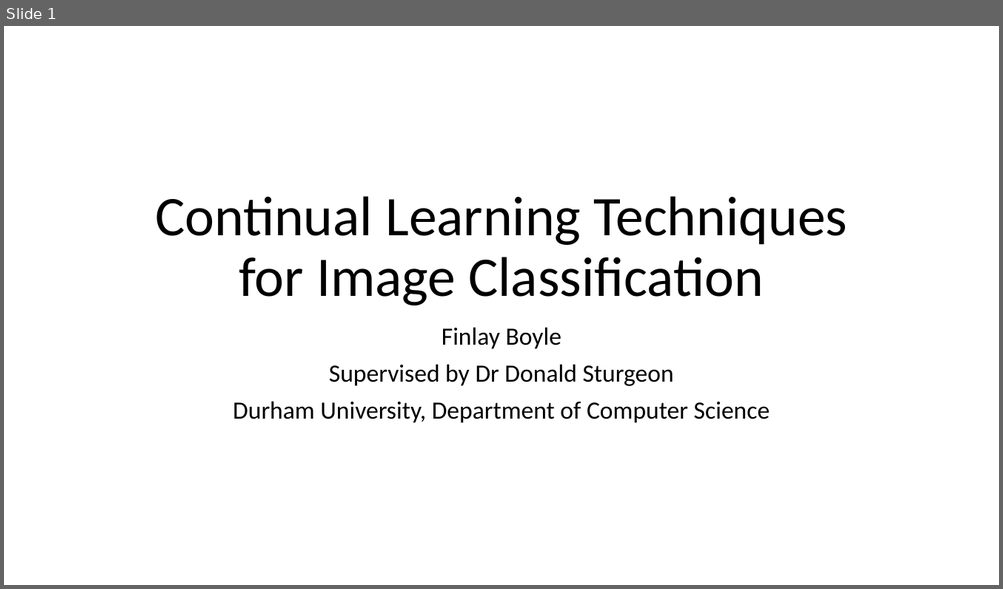
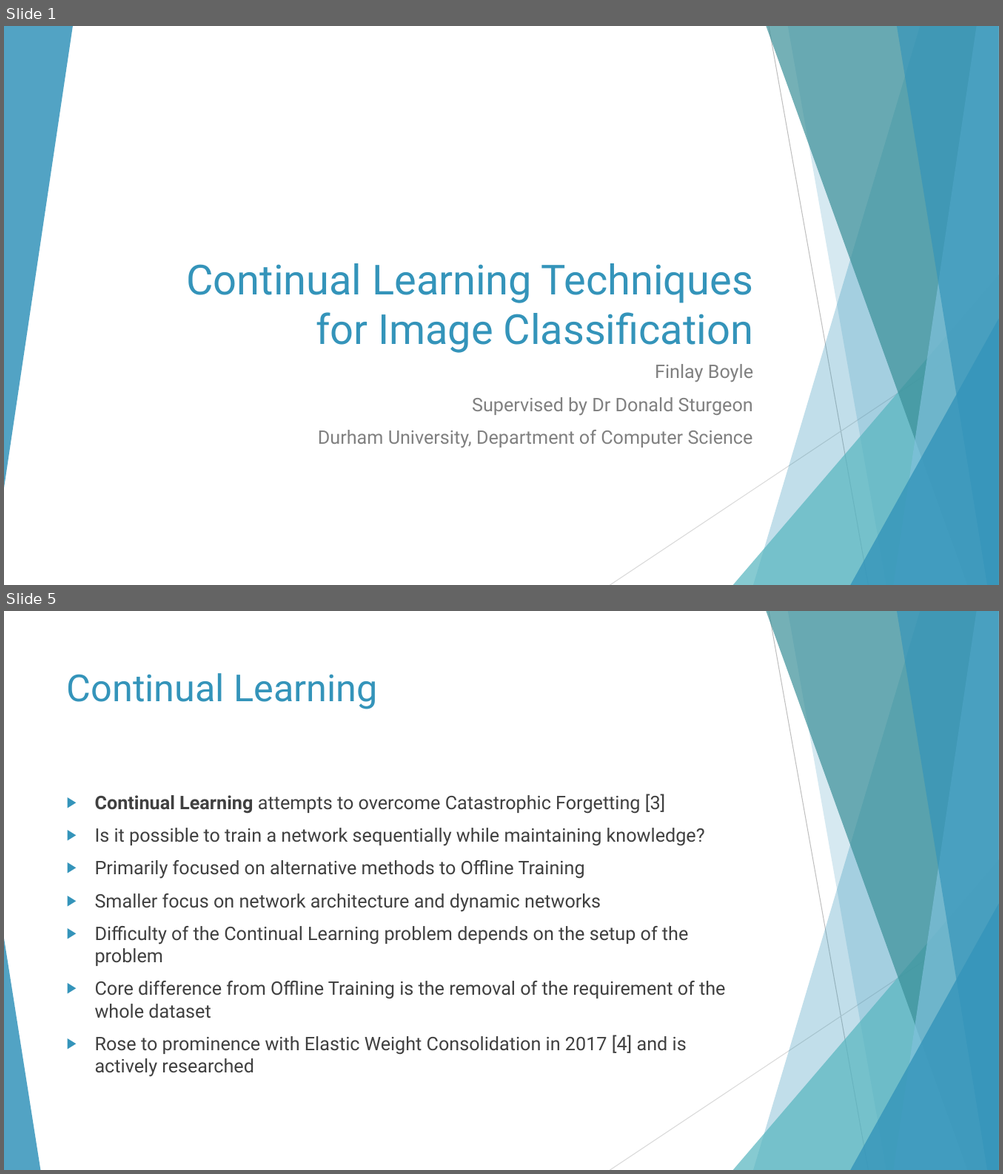
Before and after one commit to fboyle2001/advanced-project, a slide deck: Documents/Project Video/Project Video Presentation.pptx. Shown one above the other, each under a label of ours: slide 1 before the commit, slides 1 and 5 after it; the slides between them are not shown. The pictures are 1003x589 and 1003x1174 pixels, drawn with LibreOffice and Linux fonts; fonts in the diff are those of the drawing. Boxes give left, top, right and bottom in pixels: in the first picture for what was removed or moved away, otherwise in the second. Text is boxed around its words. In the diff, an @@ line names an element or a change of style, - is before the commit and + after.

```diff
--- a/Documents/Project Video/Project Video Presentation.pptx
+++ b/Documents/Project Video/Project Video Presentation.pptx
@@ slide 5 added at [4, 611, 999, 1170], background #FFFFFF; not listed: 9 template elements that a slide beside it also shows @@
@@ title added at [67, 673, 377, 709], 36 pt, text #3494BA @@
+Continual Learning
@@ text added at [95, 794, 725, 1077], 18 pt, text #404040 @@
+▶ Continual Learning attempts to overcome Catastrophic Forgetting [3]
+▶ Is it possible to train a network sequentially while maintaining knowledge?
+▶ Primarily focused on alternative methods to Offline Training
+▶ Smaller focus on network architecture and dynamic networks
+▶ Difficulty of the Continual Learning problem depends on the setup of the problem
+▶ Core difference from Offline Training is the removal of the requirement of the whole dataset
+▶ Rose to prominence with Elastic Weight Consolidation in 2017 [4] and is actively researched
@@ triangle added at [4, 939, 40, 1170], fill #3494BA at 85% opacity @@
@@ slide 1 changed as well @@
@@ group added at [4, 26, 999, 585]: 5 freeform shapes, 3 triangles, 2 lines @@
@@ title "Continual Learning Techniques for Image ...": place and size @@
-title "Continual Learning Techniques for Image ..." at [155, 196, 847, 306]
+title "Continual Learning Techniques for Image ..." at [187, 264, 753, 353]
@@ title "Continual Learning Techniques for Image ..." at [187, 264, 753, 353]: size 54 to 40 pt, font Calibri to Roboto, text colour #000000 to #3494BA; alignment centre to right; line spacing 0.9 to 1 @@
@@ subtitle "Finlay Boyle": place and size @@
-subtitle "Finlay Boyle" at [233, 327, 770, 423]
+subtitle "Finlay Boyle" at [318, 364, 753, 449]
@@ subtitle "Finlay Boyle" at [318, 364, 753, 449]: size 24 to 18 pt, font Calibri to Roboto, text colour #000000 to #808080; alignment centre to right; line spacing 0.9 to 1 @@
```
Also in this commit, not shown: 8 other slides added, 1 slide removed, 7 other files.
